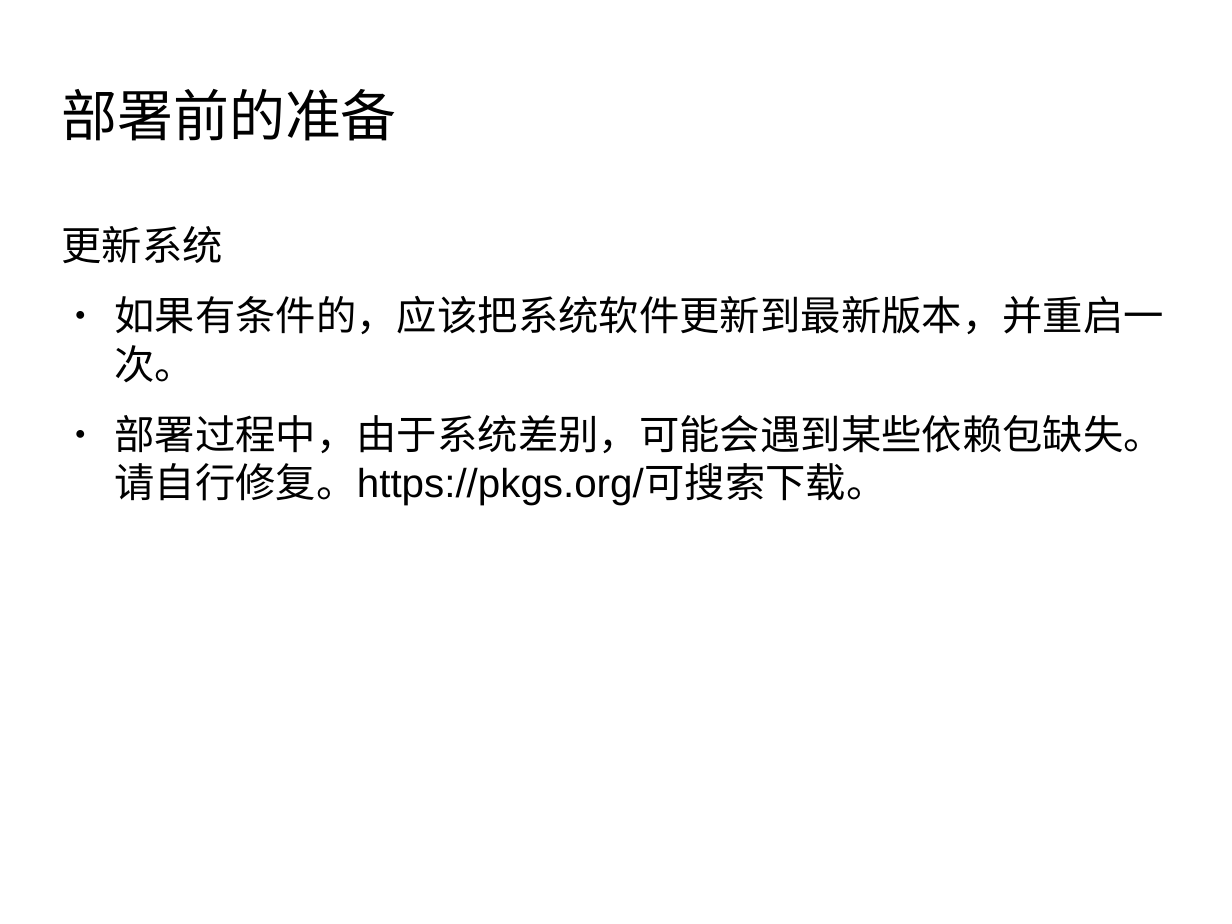
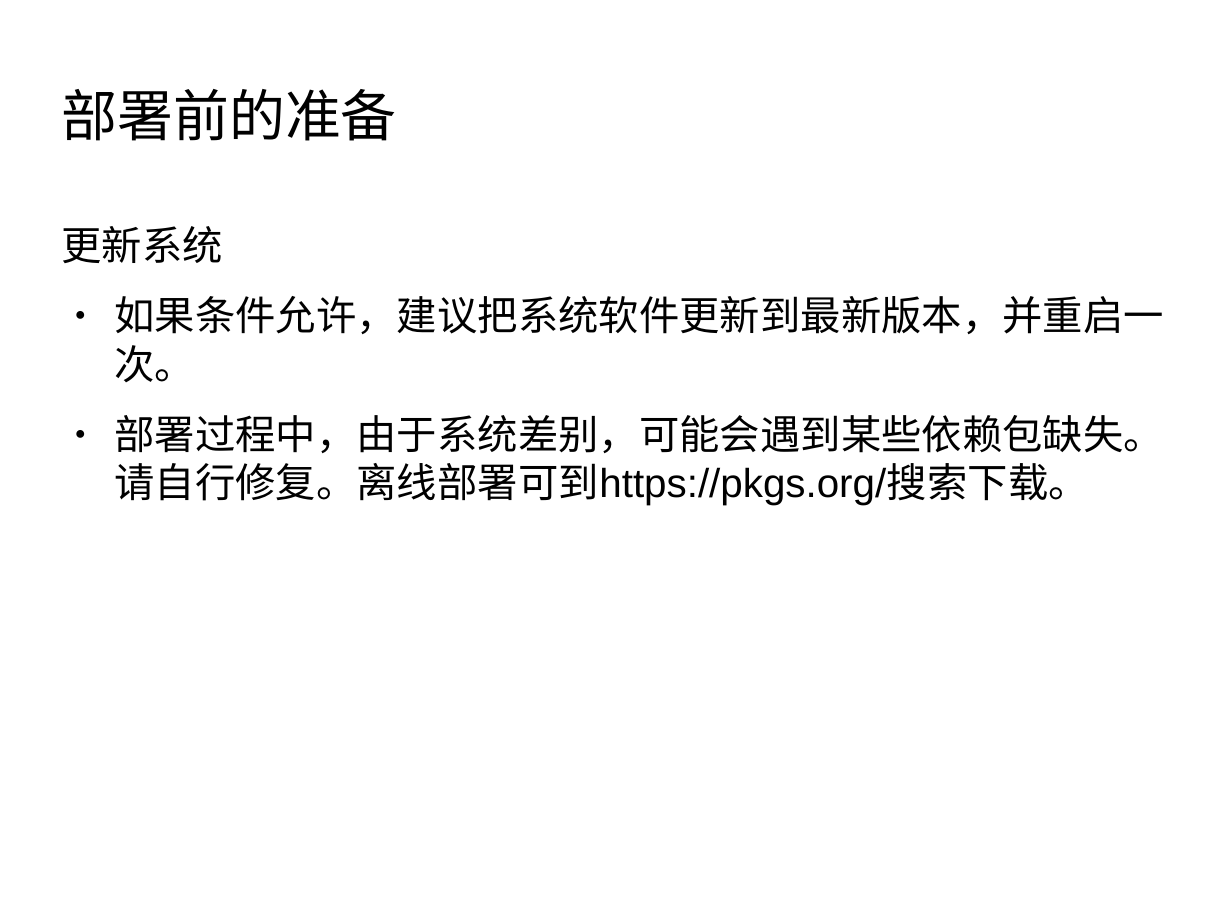
Before and after one commit to bottlelee/ansible-elk-deploy, a slide deck: slide 10 of docs/Arch_intro.odp (slide 6 before the commit). Drawn at 1232x924 pixels with LibreOffice and Linux fonts; fonts in the diff are those of the drawing; background and template pictures are left out. Boxes give left, top, right and bottom in pixels: in the first picture for what was removed or moved away, otherwise in the second. Text is boxed around its words. In the diff, an @@ line names an element or a change of style, - is before the commit and + after.

```diff
--- a/docs/Arch_intro.odp
+++ b/docs/Arch_intro.odp
@@ text at (114,296,1164,506): text changed @@
-● 如果有条件的，应该把系统软件更新到最新版本，并重启一次。
-● 部署过程中，由于系统差别，可能会遇到某些依赖包缺失。请自行修复。https://pkgs.org/可搜索下载。
+● 如果条件允许，建议把系统软件更新到最新版本，并重启一次。
+● 部署过程中，由于系统差别，可能会遇到某些依赖包缺失。请自行修复。离线部署可到https://pkgs.org/搜索下载。
```
Also in this commit, not shown: 5 other slides changed, 5 slides added, 1 slide removed, 21 other files.
